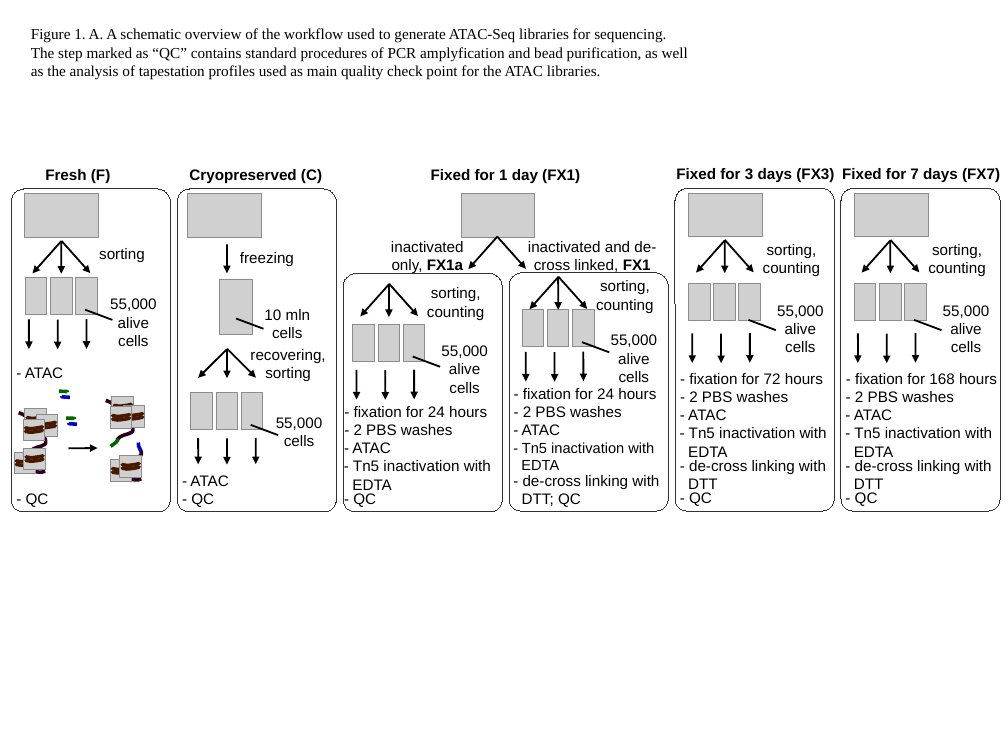
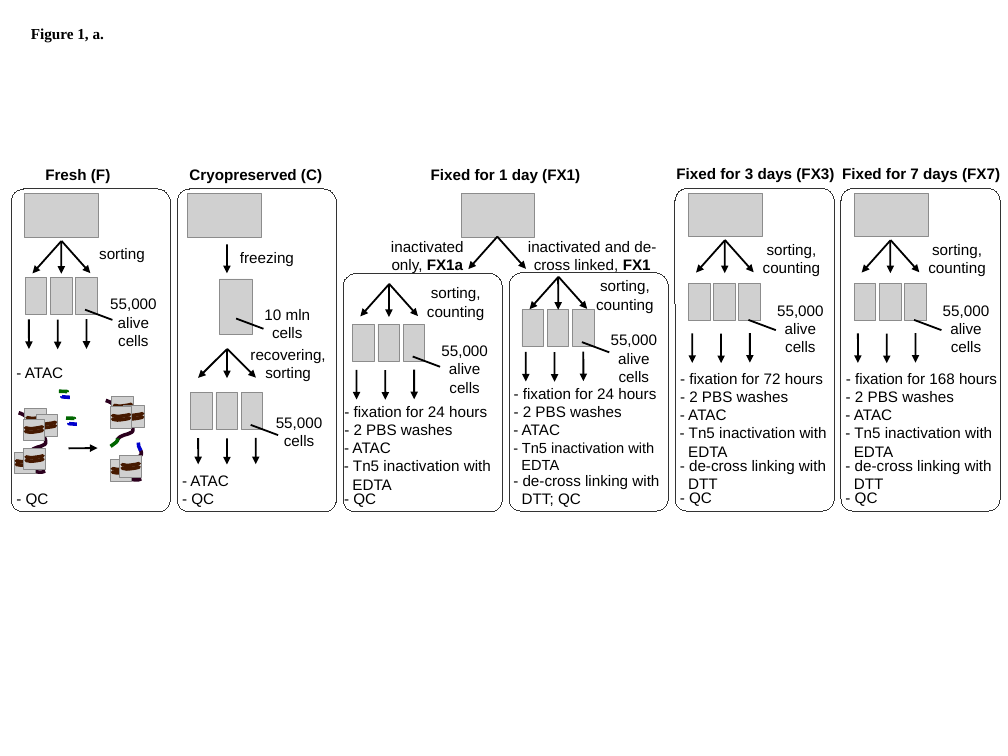
Before and after one commit to jknightlab/ATACseq_pipeline, a slide deck: slide 1 of Core_manuscript/Paper/Figures/ATAC_figures.odp (slide 2 before the commit). Drawn at 1008x756 pixels with LibreOffice and Linux fonts; fonts in the diff are those of the drawing; grey boxes stand for pictures; background and template pictures are left out. Boxes give left, top, right and bottom in pixels: in the first picture for what was removed or moved away, otherwise in the second. Text is boxed around its words. In the diff, an @@ line names an element or a change of style, - is before the commit and + after.

Commit message:
main and supplementary figures for the text

```diff
--- a/Core_manuscript/Paper/Figures/ATAC_figures.odp
+++ b/Core_manuscript/Paper/Figures/ATAC_figures.odp
@@ text removed at (x1=31, y1=28, x2=688, y2=80) @@
-Figure 1. A. A schematic overview of the workflow used to generate ATAC-Seq libraries for sequencing.
-The step marked as “QC” contains standard procedures of PCR amplyfication and bead purification, as well
-as the analysis of tapestation profiles used as main quality check point for the ATAC libraries.
@@ text added at (x1=31, y1=28, x2=104, y2=43), 12 pt, text #000000, bold @@
+Figure 1, a.
```
Also in this commit, not shown: 16 other slides changed, 22 slides removed, 1 other file.
